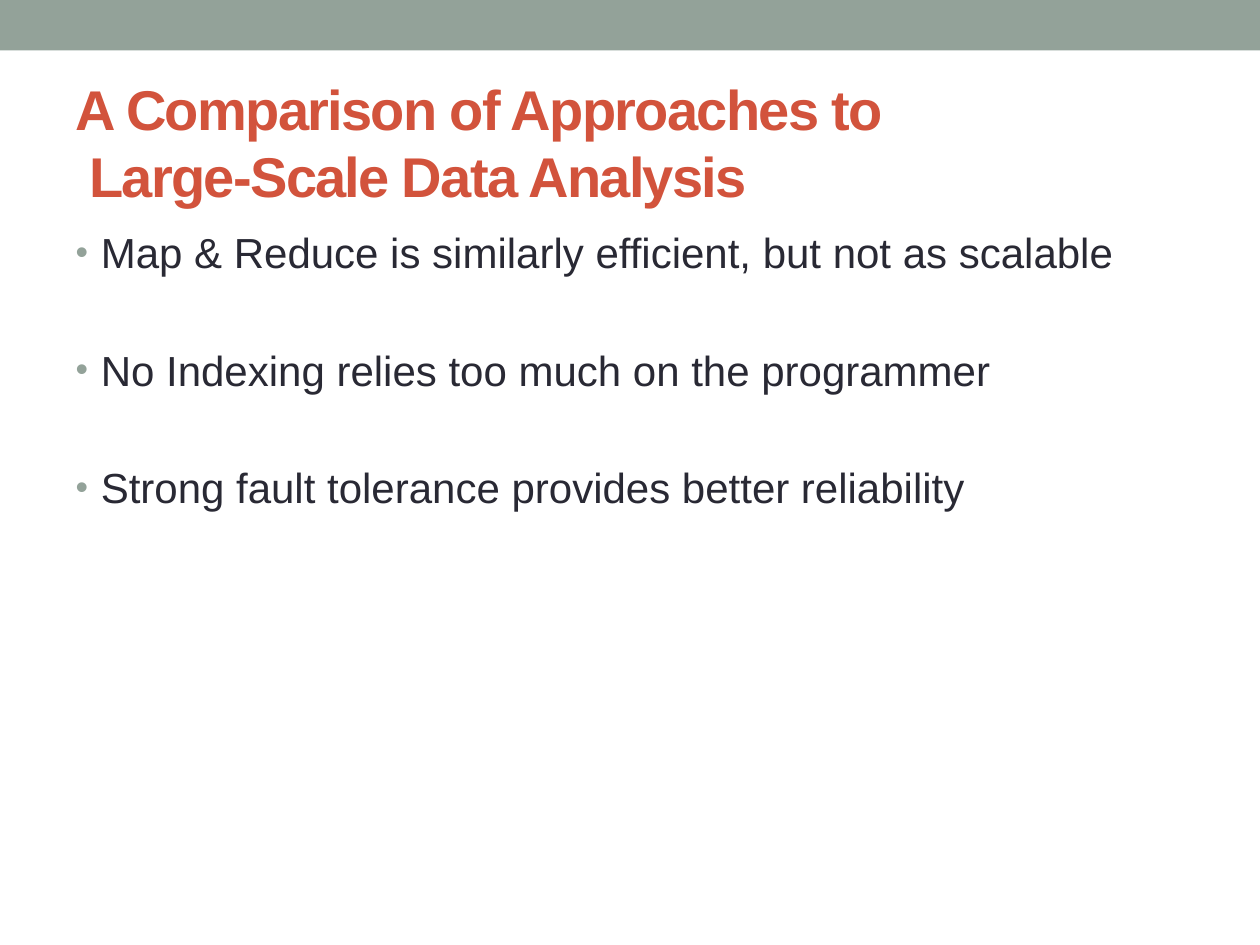
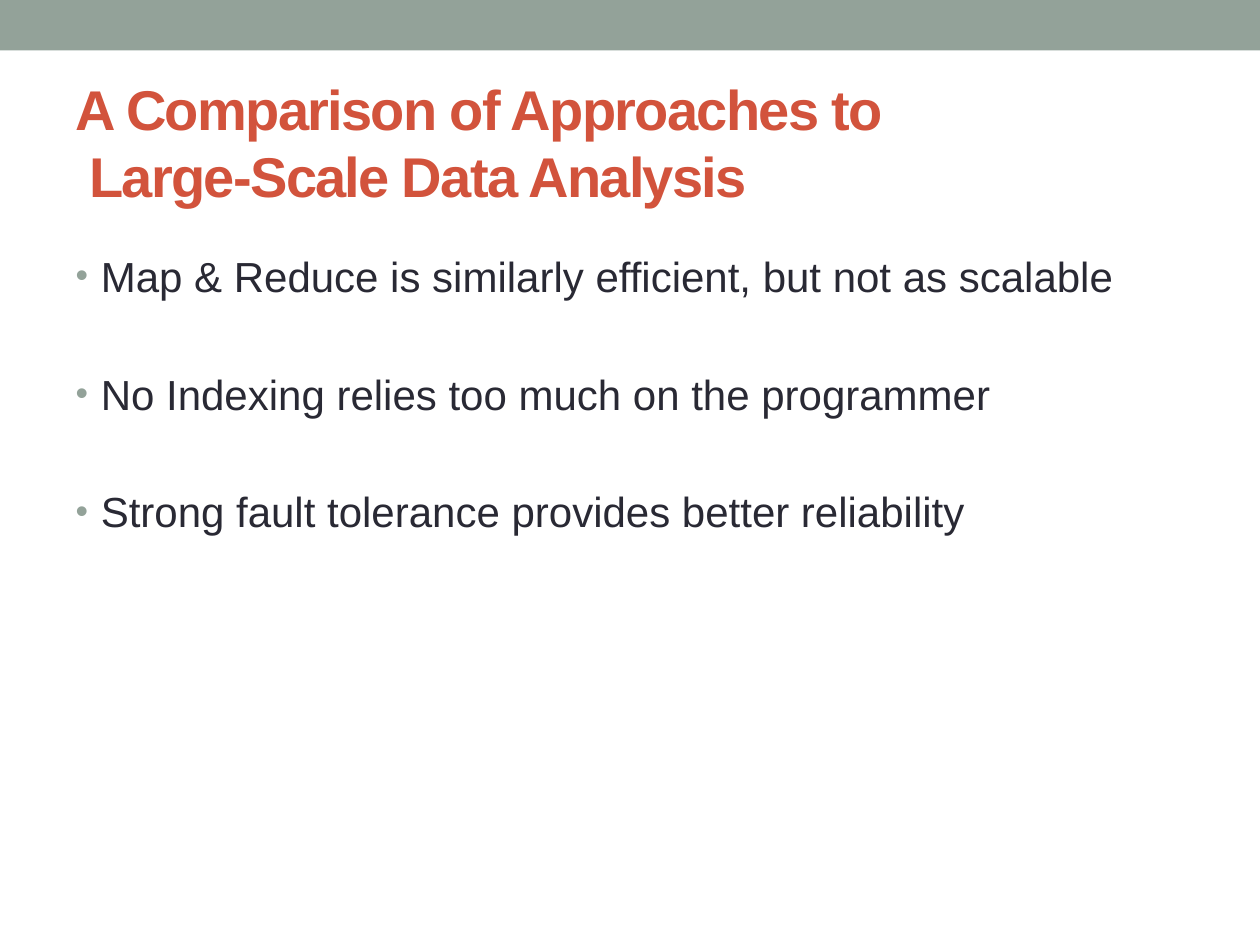
Before and after one commit to dcods22/DatabaseSystems, a slide deck: slide 5 of Big Data/Big Data Presentation.pptx. Drawn at 1260x945 pixels with LibreOffice and Linux fonts; fonts in the diff are those of the drawing. Boxes give left, top, right and bottom in pixels: in the first picture for what was removed or moved away, otherwise in the second. Text is boxed around its words. In the diff, an @@ line names an element or a change of style, - is before the commit and + after.

Commit message:
Big Data Presentation

```diff
--- a/Big Data/Big Data Presentation.pptx
+++ b/Big Data/Big Data Presentation.pptx
@@ text "Map & Reduce is similarly ...": place and size @@
-text "Map & Reduce is similarly ..." at <box>101,237,1113,512</box>
+text "Map & Reduce is similarly ..." at <box>101,261,1113,536</box>
```
Also in this commit, not shown: 3 other slides changed, 2 other files.
